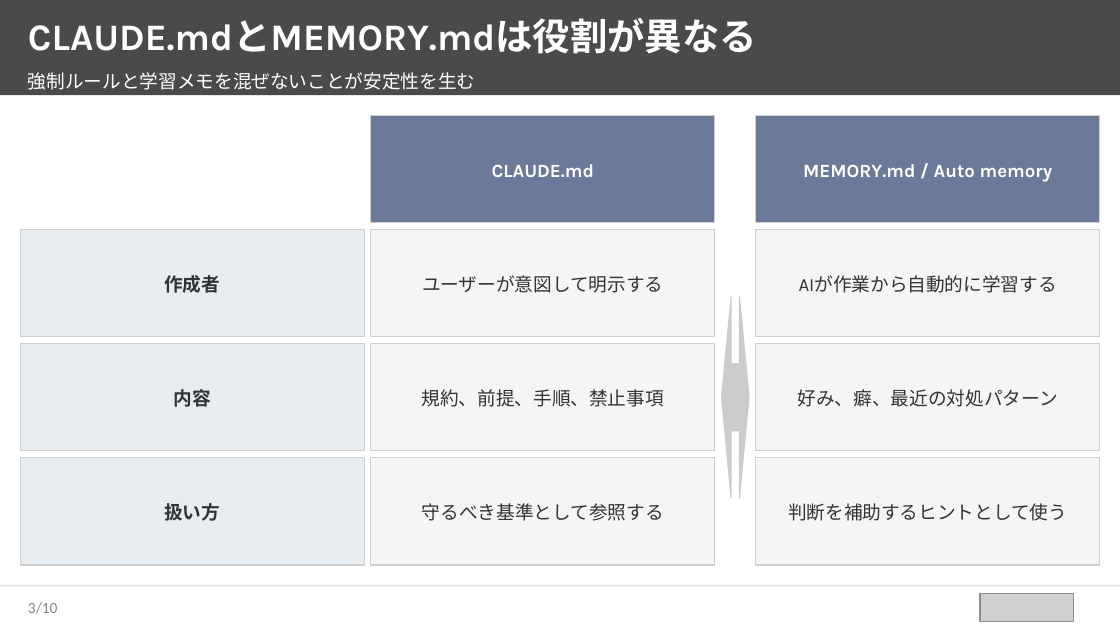
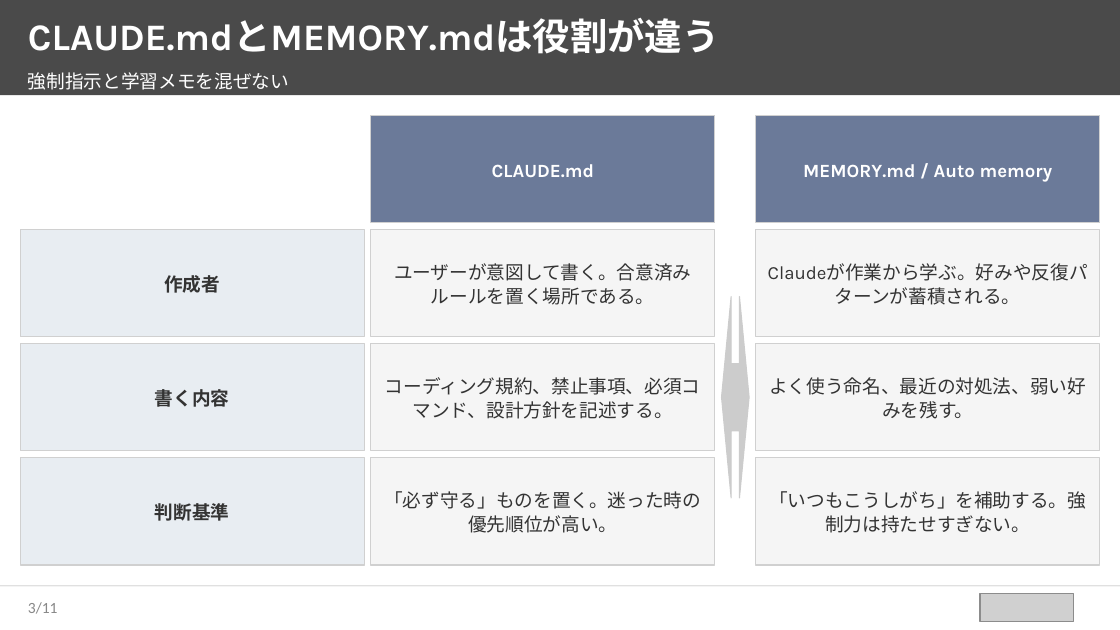
Before and after one commit to takuya109048/html2pptx, a slide deck: slide 4 of sample_source_deck.pptx. Drawn at 1120x630 pixels with LibreOffice and Linux fonts; fonts in the diff are those of the drawing; grey boxes stand for pictures. Boxes give left, top, right and bottom in pixels: in the first picture for what was removed or moved away, otherwise in the second. Text is boxed around its words. In the diff, an @@ line names an element or a change of style, - is before the commit and + after.

```diff
--- a/sample_source_deck.pptx
+++ b/sample_source_deck.pptx
@@ text at [28, 18, 719, 54]: text changed @@
-CLAUDE.mdとMEMORY.mdは役割が異なる
+CLAUDE.mdとMEMORY.mdは役割が違う
@@ text at [28, 72, 289, 90]: text changed @@
-強制ルールと学習メモを混ぜないことが安定性を生む
+強制指示と学習メモを混ぜない
@@ text in rectangle at [394, 263, 691, 305]: text changed @@
-ユーザーが意図して明示する
+ユーザーが意図して書く。合意済みルールを置く場所である。
@@ text in rectangle at [768, 263, 1088, 305]: text changed @@
-AIが作業から自動的に学習する
+Claudeが作業から学ぶ。好みや反復パターンが蓄積される。
@@ text in rectangle at [155, 389, 230, 407]: text changed @@
-内容
+書く内容
@@ text in rectangle at [385, 377, 701, 419]: text changed @@
-規約、前提、手順、禁止事項
+コーディング規約、禁止事項、必須コマンド、設計方針を記述する。
@@ text in rectangle at [769, 377, 1086, 419]: text changed @@
-好み、癖、最近の対処パターン
+よく使う命名、最近の対処法、弱い好みを残す。
@@ text in rectangle at [155, 503, 230, 521]: text changed @@
-扱い方
+判断基準
@@ text in rectangle at [384, 491, 701, 533]: text changed @@
-守るべき基準として参照する
+「必ず守る」ものを置く。迷った時の優先順位が高い。
@@ text in rectangle at [769, 491, 1086, 533]: text changed @@
-判断を補助するヒントとして使う
+「いつもこうしがち」を補助する。強制力は持たせすぎない。
@@ page number at [28, 602, 58, 614]: text changed @@
-3/10
+3/11
```
Also in this commit, not shown: 8 other slides changed, 2 slides added, 1 slide removed, 2 other files.
